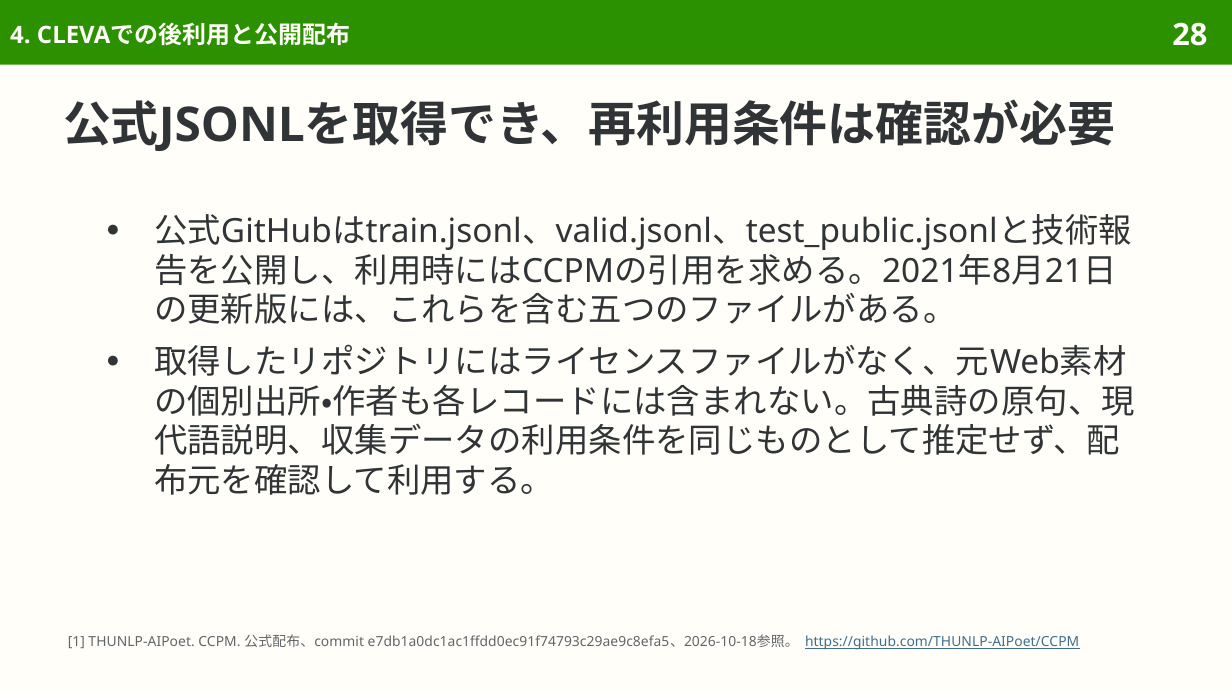
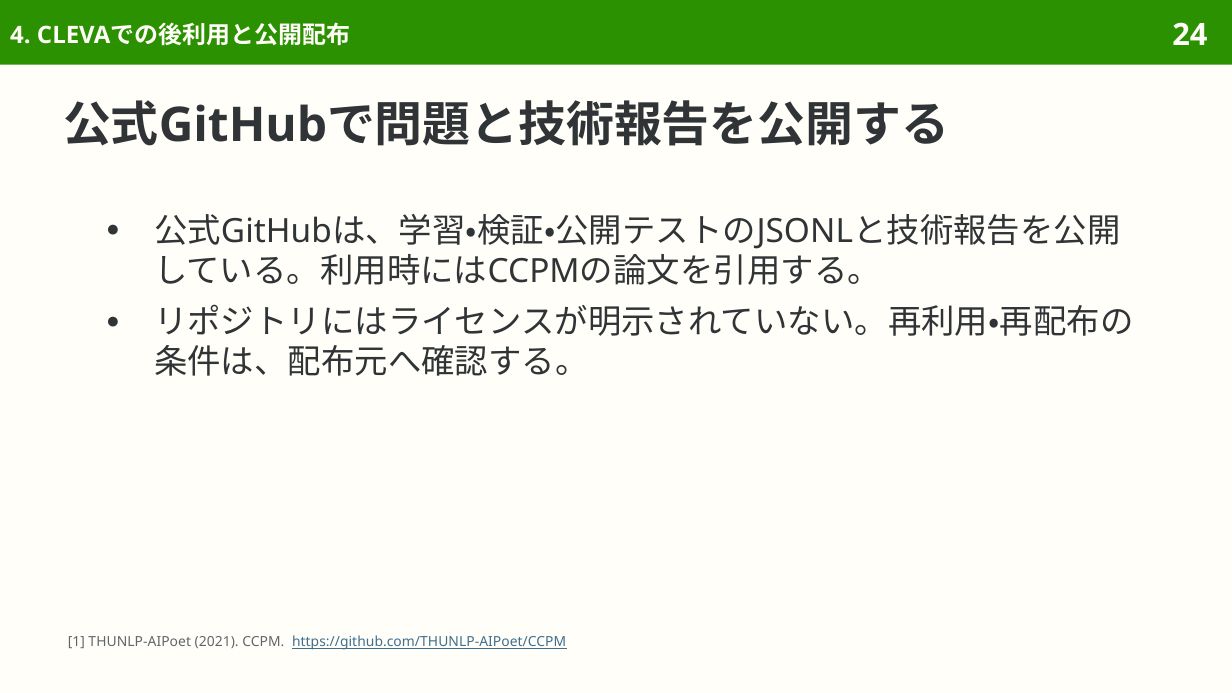
Before and after one commit to sasakiy84/datasets-in-10-minutes, a slide deck: slide 24 of slides/datasets-in-10-minutes-ccpm.pptx (slide 28 before the commit). Drawn at 1232x693 pixels with LibreOffice and Linux fonts; fonts in the diff are those of the drawing. Boxes give left, top, right and bottom in pixels: in the first picture for what was removed or moved away, otherwise in the second. Text is boxed around its words. In the diff, an @@ line names an element or a change of style, - is before the commit and + after.

Commit message:
Improve CCPM Japanese translations and reader-focused explanations

```diff
--- a/slides/datasets-in-10-minutes-ccpm.pptx
+++ b/slides/datasets-in-10-minutes-ccpm.pptx
@@ page number at [1172, 22, 1207, 45]: text changed @@
-28
+24
@@ title at [63, 100, 949, 146]: text changed @@
-公式JSONLを取得でき、再利用条件は確認が必要
+公式GitHubで問題と技術報告を公開する
@@ text at [154, 214, 1133, 376]: text changed @@
-● 公式GitHubはtrain.jsonl、valid.jsonl、test_public.jsonlと技術報告を公開し、利用時にはCCPMの引用を求める。2021年8月21日の更新版には、これらを含む五つのファイルがある。
-● 取得したリポジトリにはライセンスファイルがなく、元Web素材の個別出所・作者も各レコードには含まれない。古典詩の原句、現代語説明、収集データの利用条件を同じものとして推定せず、配布元を確認して利用する。
+● 公式GitHubは、学習・検証・公開テストのJSONLと技術報告を公開している。利用時にはCCPMの論文を引用する。
+● リポジトリにはライセンスが明示されていない。再利用・再配布の条件は、配布元へ確認する。
@@ text at [68, 635, 566, 650]: text changed; text colour #626669 to #3F6F8F @@
-[1] THUNLP-AIPoet. CCPM. 公式配布、commit e7db1a0dc1ac1ffdd0ec91f74793c29ae9c8efa5、2026-10-18参照。 https://github.com/THUNLP-AIPoet/CCPM
+[1] THUNLP-AIPoet (2021). CCPM. https://github.com/THUNLP-AIPoet/CCPM
```
Also in this commit, not shown: 32 other slides changed, 7 slides removed, 33 other files.
